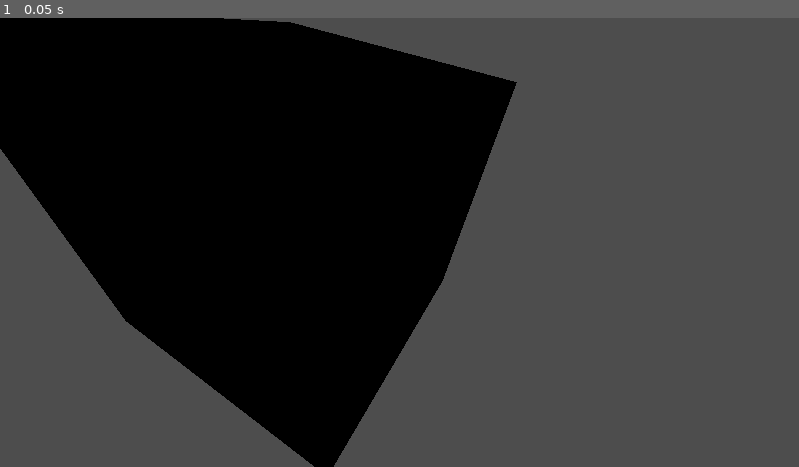
Above: before the commit, frame 1.
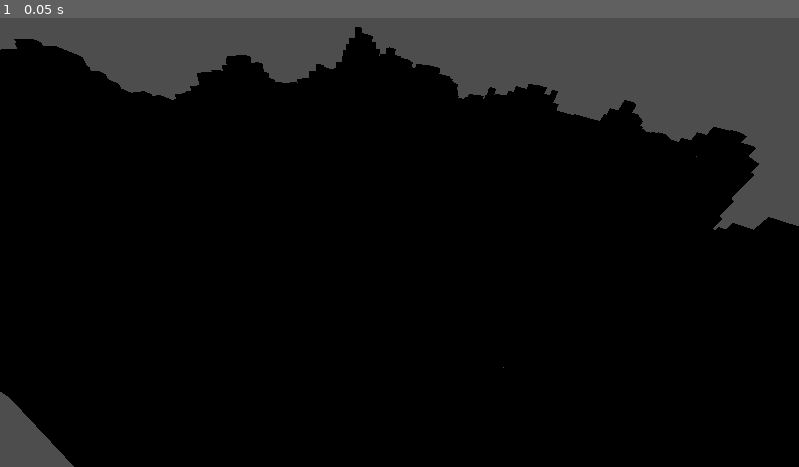
Above: after the commit, the same moment.

Repository: MindScrape/Megalophobia
Game: Godot game, scene res://main.tscn
The game is run twice, just before and just after one commit, with the same random seed, the same clock (stepped at 60 frames per second) and the same inputs.
Inputs:
- Up to frame 1 (0.05 s): no input

The runs differ from the first frame. In frame 1, 51% of the frame differs, in the area x 0-100%, y 0-100%.

Commit message:
Fixed chunk culling. Added suboptimal hilly terrain, but it looks neat. Wireframe looks minimal and clean.

Diff:
--- a/main.tscn
+++ b/main.tscn
@@ -8,4 +8,4 @@
 script = ExtResource("1_ig7tw")
 
 [node name="Camera3D" type="Camera3D" parent="." unique_id=775760447]
-transform = Transform3D(0.46110895, 0.50679475, -0.7283802, 0.16018431, 0.7598277, 0.6300818, 0.8727655, -0.4072114, 0.26918277, -12.036309, 73.55959, 73.07311)
+transform = Transform3D(0.46110895, 0.50679475, -0.7283802, 0.16018431, 0.7598277, 0.6300818, 0.8727655, -0.4072114, 0.26918277, 1.1805115, 43.49524, 41.288567)
--- a/scripts/chunk.gd
+++ b/scripts/chunk.gd
@@ -3,6 +3,7 @@
 extends Node3D
 
 @onready var mesh_instance: MeshInstance3D = $MeshInstance3D
+var terrain_noise := FastNoiseLite.new() # TODO have world store this for us
 var chunk_coord: Vector2i = Vector2i.ZERO
 var world: Node = null
 var cube_mesh: ArrayMesh
@@ -36,13 +37,16 @@
 func initialize(coord: Vector2i, surrounding_world: Node) -> void:
 	chunk_coord = coord
 	world = surrounding_world
+	terrain_noise.seed = 12345
+	terrain_noise.frequency = 0.03
+	terrain_noise.noise_type = FastNoiseLite.TYPE_SIMPLEX
 
 
 func _ready() -> void:
-	print("Generating chunk at coord: %s" % chunk_coord)
+	print("Generating voxel data at chunk: %s" % chunk_coord)
 	if voxels.is_empty():
 		generate_voxels()
-	generate_mesh()
+	# generate_mesh()
 	# We need to have this in the ready function of the chunk if we want to render the textures
 	if set_material_in_code and atlas_texture:
 		var shader := load("res://shaders/voxel_atlas.gdshader")
@@ -147,6 +151,9 @@
 # 	mesh_instance.mesh = cube_mesh
 
 func generate_mesh():
+	mesh_instance.mesh = null
+	cube_mesh = null
+
 	var vertices: Array[Vector3] = []
 	var normals: Array[Vector3] = []
 	var uvs: Array[Vector2] = []
@@ -173,15 +180,22 @@
 	voxels.resize(WIDTH * HEIGHT * DEPTH)
 
 	for x in range(WIDTH):
-		for y in range(HEIGHT):
-			for z in range(DEPTH):
-				# Eventually, height = noise(world_x, world_z)
-				# var world_x = chunk_coord.x * WIDTH + x
-				# var world_z = chunk_coord.y * DEPTH + z
-				if y == HEIGHT - 1:
+		for z in range(DEPTH):
+			var world_x = chunk_coord.x * WIDTH + x
+			var world_z = chunk_coord.y * DEPTH + z
+
+			var noise_value = terrain_noise.get_noise_2d(world_x, world_z)
+			var surface_height = int((noise_value + 1.0) * 0.5 * 20.0) + 20
+
+			for y in range(HEIGHT):
+				if y > surface_height:
+					set_voxel(x, y, z, VoxelBlocks.AIR)
+				elif y == surface_height:
 					set_voxel(x, y, z, VoxelBlocks.GRASS)
+				elif y >= surface_height - 3:
+					set_voxel(x, y, z, VoxelBlocks.DIRT)
 				else:
-					set_voxel(x, y, z, VoxelBlocks.DIRT)
+					set_voxel(x, y, z, VoxelBlocks.DIRT) # later replace with STONE
 
 
 func create_face(direction: Vector3, pos: Vector3, uv_coords: Array[Vector2]) -> Dictionary:
@@ -356,14 +370,8 @@
 			for k in range(dims[u]):
 				x[u] = k
 
-				var a := VoxelBlocks.AIR
-				var b := VoxelBlocks.AIR
-
-				if x[axis] >= 0:
-					a = get_voxel_safe(x[0],x[1],x[2])
-
-				if x[axis] < dims[axis]-1:
-					b = get_voxel_safe(x[0]+q[0],x[1]+q[1],x[2]+q[2])
+				var a: int = get_voxel_safe(x[0], x[1], x[2])
+				var b: int = get_voxel_safe(x[0] + q[0], x[1] + q[1], x[2] + q[2])
 
 				if (a != VoxelBlocks.AIR) != (b != VoxelBlocks.AIR):
 					mask[n] = a if a != VoxelBlocks.AIR else -b
--- a/scripts/world.gd
+++ b/scripts/world.gd
@@ -4,7 +4,6 @@
 const CHUNK = preload("res://scenes/chunk.tscn")
 var chunks: Dictionary = {}
 
-# Called when the node enters the scene tree for the first time.
 func _ready() -> void:
 	print("Spawning World")
 	var chunk_debug = "Spawning chunks with dimensions (x=%d, y=%d, z=%d)" % [
@@ -16,22 +15,29 @@
 	spawn_world()
 
 func spawn_world():
+	# Pass 1: create chunks and voxel data
 	for x in range(4):
 		for z in range(4):
 			var coord := Vector2i(x, z)
 			spawn_chunk(coord)
-			update_neighbors(coord)
+
+	# Pass 2: build meshes after all chunks exist
+	for chunk in chunks.values():
+		print("Generating mesh at chunk: %s" % chunk.chunk_coord)
+		chunk.generate_mesh()
 
 func spawn_chunk(coord: Vector2i):
 	if chunks.has(coord):
 		return
+
 	var chunk_instance: Chunk = CHUNK.instantiate()
 	chunk_instance.initialize(coord, self)
 	var world_x := coord.x * VoxelConstants.CHUNK_SIZE.x
 	var world_z := coord.y * VoxelConstants.CHUNK_SIZE.z
 	chunk_instance.position = Vector3(world_x, 0, world_z)
+
+	chunks[coord] = chunk_instance
 	add_child(chunk_instance)
-	chunks[coord] = chunk_instance
 
 func update_neighbors(coord):
 	var dirs = [
